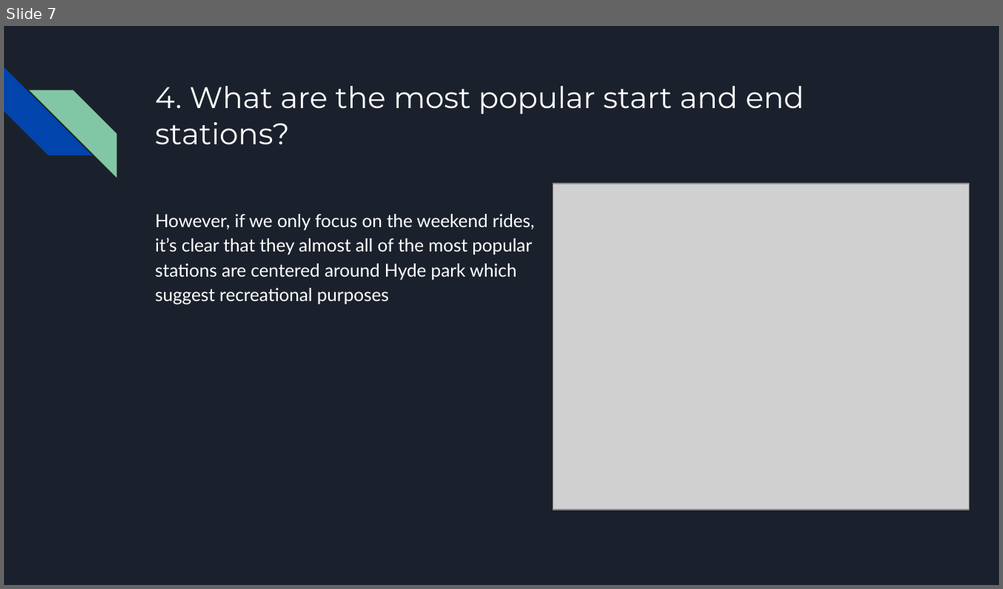
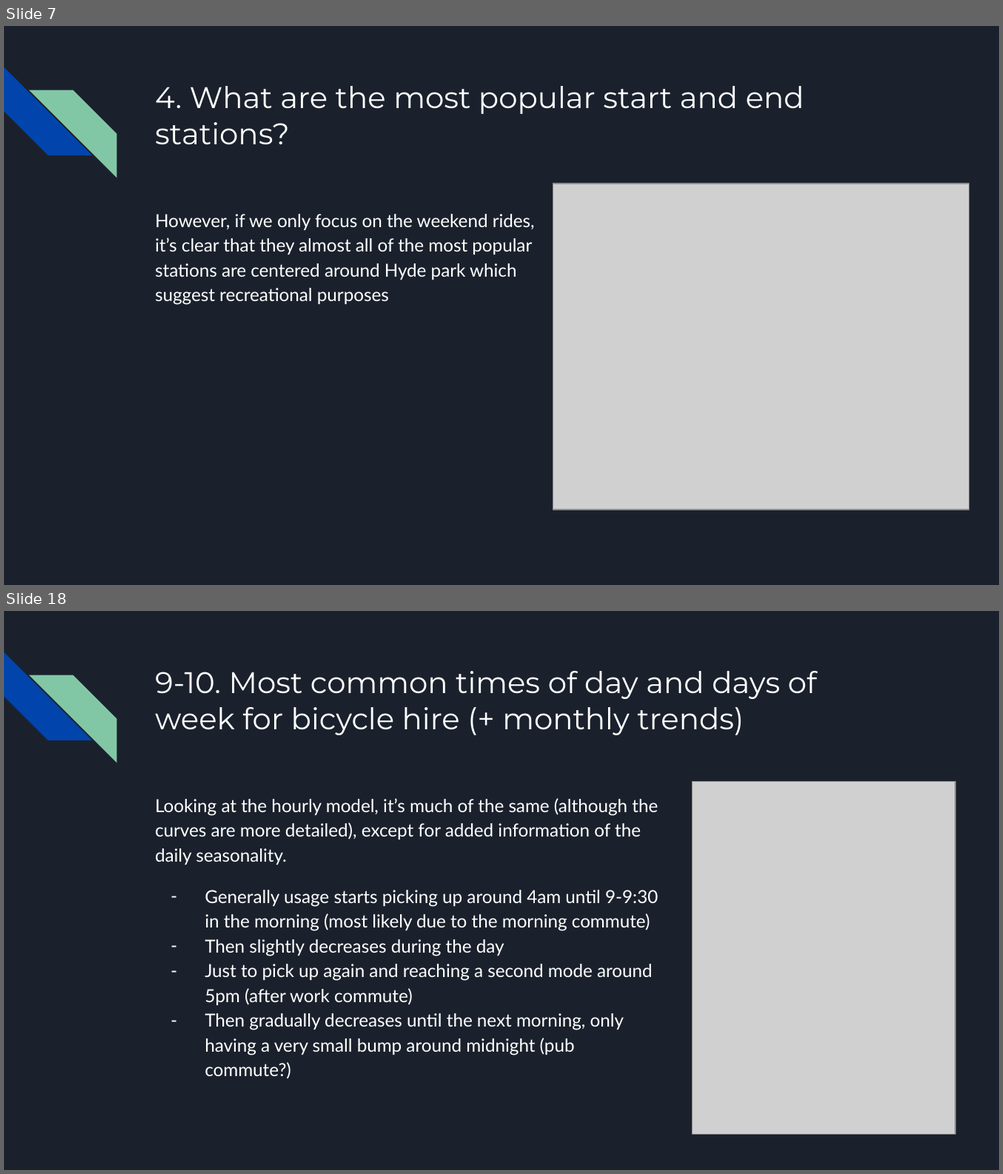
Before and after one commit to zsoltnyiri/zoe_take_home_test, a slide deck: Zoe - Take Home Task - Zsolt Nyiri.pptx. Shown one above the other, each under a label of ours: slide 7 before the commit, slides 7 and 18 after it; the slides between them are not shown. The pictures are 1003x589 and 1003x1174 pixels, drawn with LibreOffice and Linux fonts; fonts in the diff are those of the drawing; grey boxes stand for pictures. Boxes give left, top, right and bottom in pixels: in the first picture for what was removed or moved away, otherwise in the second. Text is boxed around its words. In the diff, an @@ line names an element or a change of style, - is before the commit and + after.

```diff
--- a/Zoe - Take Home Task - Zsolt Nyiri.pptx
+++ b/Zoe - Take Home Task - Zsolt Nyiri.pptx
@@ slide 18 added at (4, 611, 999, 1170), background #1B212C; not listed: 2 template elements that a slide beside it also shows @@
@@ title added at (155, 671, 817, 735), 21.6 pt, text #FFFFFF @@
+9-10. Most common times of day and days of week for bicycle hire (+ monthly trends)
@@ picture added at (692, 781, 956, 1134) @@
@@ text added at (155, 798, 657, 1079), 13 pt, text #FFFFFF @@
+Looking at the hourly model, it’s much of the same (although the curves are more detailed), except for added information of the daily seasonality.
+– Generally usage starts picking up around 4am until 9-9:30 in the morning (most likely due to the morning commute)
+– Then slightly decreases during the day
+– Just to pick up again and reaching a second mode around 5pm (after work commute)
+– Then gradually decreases until the next morning, only having a very small bump around midnight (pub commute?)
```
Also in this commit, not shown: 2 slides changed, 13 other slides added, 1 slide removed.
